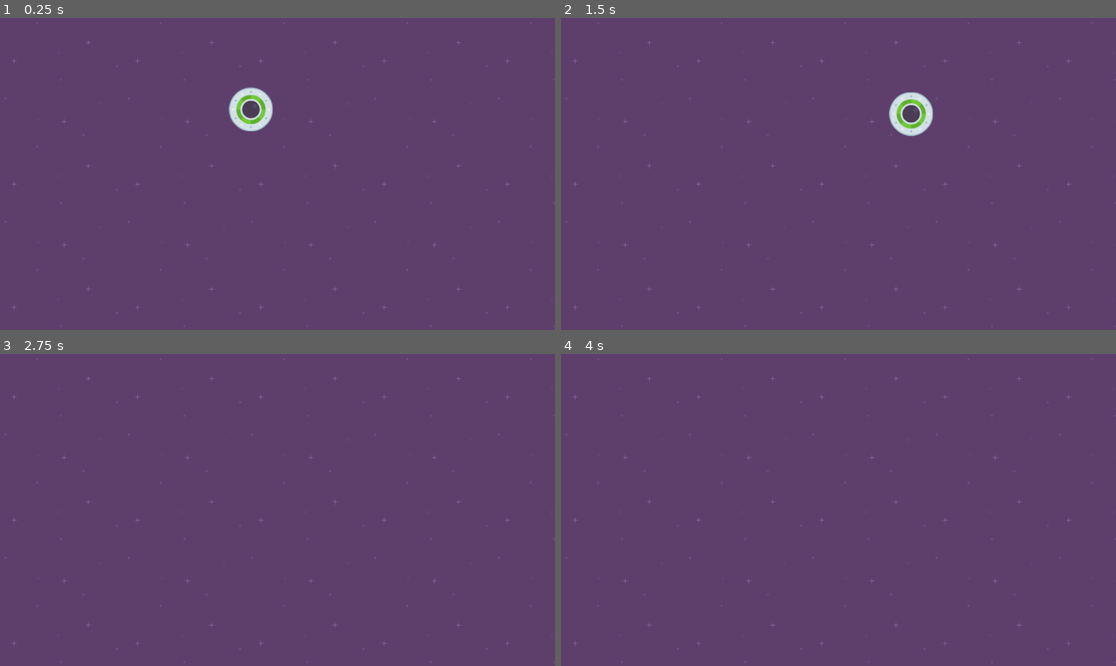
Above: before the commit, frames 1-4 (two rows, left to right).
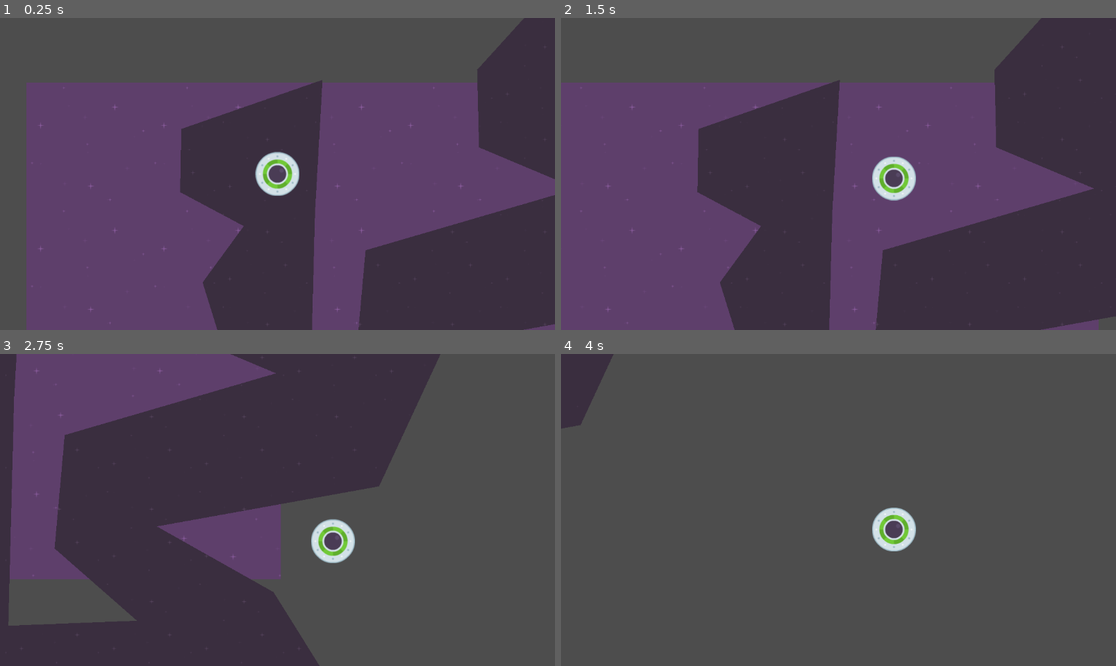
Above: after the commit, the same moments.

Repository: Gultur/SpeedySaucer
Game: Godot game, scene res://level_1.tscn
Two runs of this game, one before a commit and one after it. Both use one fixed random seed, a clock stepped at 60 frames per second and the inputs below.
Inputs:
- Up to frame 1 (0.25 s): no input
- Up to frame 2 (1.5 s): tap Enter at 0.5 s; hold Right (move_right) 0.53-1.28 s; hold Down (move_down) from 1.28 s (still down)
- Up to frame 3 (2.75 s): release Down (move_down) at 2.03 s; hold Right (move_right) from 2.03 s (still down)
- Up to frame 4 (4 s): release Right (move_right) at 2.78 s; hold Up (move_up) 2.78-3.53 s; hold Left (move_left) from 3.53 s (still down)

The runs differ from the first frame. In frame 1, 55% of the frame differs, in the area x 0-100%, y 0-100%; in frame 2, 59%; in frame 3, 84%; in frame 4, 100%.

Commit message:
added maze scene

Diff:
--- a/level_1.tscn
+++ b/level_1.tscn
@@ -1,8 +1,9 @@
-[gd_scene load_steps=4 format=3 uid="uid://daodaurgjhgkt"]
+[gd_scene load_steps=5 format=3 uid="uid://daodaurgjhgkt"]
 
 [ext_resource type="Script" path="res://level_1.gd" id="1_ceyto"]
 [ext_resource type="Texture2D" uid="uid://bjqjpnxxigco6" path="res://purple.png" id="1_jlyuo"]
 [ext_resource type="PackedScene" uid="uid://donjllewfte8e" path="res://player.tscn" id="2_pu0qc"]
+[ext_resource type="PackedScene" uid="uid://led0uns6iiyl" path="res://maze.tscn" id="4_x77dr"]
 
 [node name="Level1" type="Node2D"]
 script = ExtResource("1_ceyto")
@@ -13,5 +14,8 @@
 texture = ExtResource("1_jlyuo")
 stretch_mode = 1
 
+[node name="Maze" parent="." instance=ExtResource("4_x77dr")]
+position = Vector2(400, 149)
+
 [node name="Player" parent="." instance=ExtResource("2_pu0qc")]
 position = Vector2(521, 190)
--- /dev/null
+++ b/maze.tscn
@@ -0,0 +1,16 @@
+[gd_scene load_steps=2 format=3 uid="uid://led0uns6iiyl"]
+
+[ext_resource type="Texture2D" uid="uid://b2fa4mtp1hnwx" path="res://darkPurple.png" id="1_abnyu"]
+
+[node name="Maze" type="Area2D"]
+
+[node name="CollisionPolygon2D" type="CollisionPolygon2D" parent="."]
+position = Vector2(-1, 1)
+scale = Vector2(0.75, 0.75)
+polygon = PackedVector2Array(-105, -70, -108, 105, 68, 199, -46, 355, 25, 583, -116, 862, 35, 1114, 549, 1084, 1184, 1023, 983, 701, 660, 519, 1275, 408, 1467, -5, 1064, -196, 1467, -569, 943, -1073, 1316, -1517, 620, -1789, -25, -1698, -337, -1184, -65, -1013, 92, -1440, 581, -1472, 740, -1402, 524, -1123, 530, -951, 1019, -570, 714, -234, 719, -19, 990, 95, 405, 266, 377, 580, 605, 780, 249, 794, 265, 164, 286, -206)
+
+[node name="Polygon2D" type="Polygon2D" parent="."]
+texture_repeat = 2
+scale = Vector2(0.75, 0.75)
+texture = ExtResource("1_abnyu")
+polygon = PackedVector2Array(-105, -70, -108, 105, 68, 199, -46, 355, 25, 583, -116, 862, 35, 1114, 549, 1084, 1184, 1023, 983, 701, 660, 519, 1275, 408, 1467, -5, 1064, -196, 1467, -569, 943, -1073, 1316, -1517, 620, -1789, -25, -1698, -337, -1184, -65, -1013, 92, -1440, 581, -1472, 740, -1402, 524, -1123, 530, -951, 1019, -570, 714, -234, 719, -19, 990, 95, 405, 266, 377, 580, 605, 780, 249, 794, 265, 164, 286, -206)
--- a/player.tscn
+++ b/player.tscn
@@ -15,3 +15,7 @@
 
 [node name="CollisionShape2D" type="CollisionShape2D" parent="."]
 shape = SubResource("CircleShape2D_cft0n")
+
+[node name="Camera2D" type="Camera2D" parent="."]
+drag_horizontal_enabled = true
+drag_vertical_enabled = true
